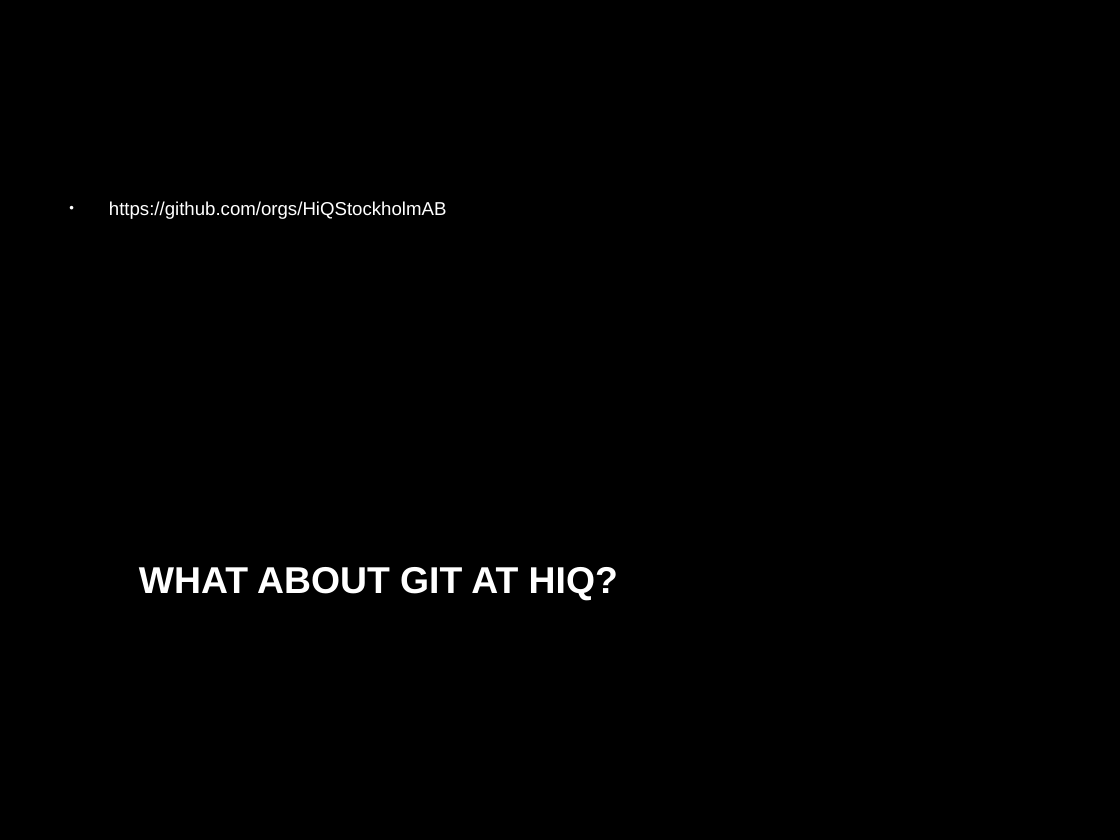
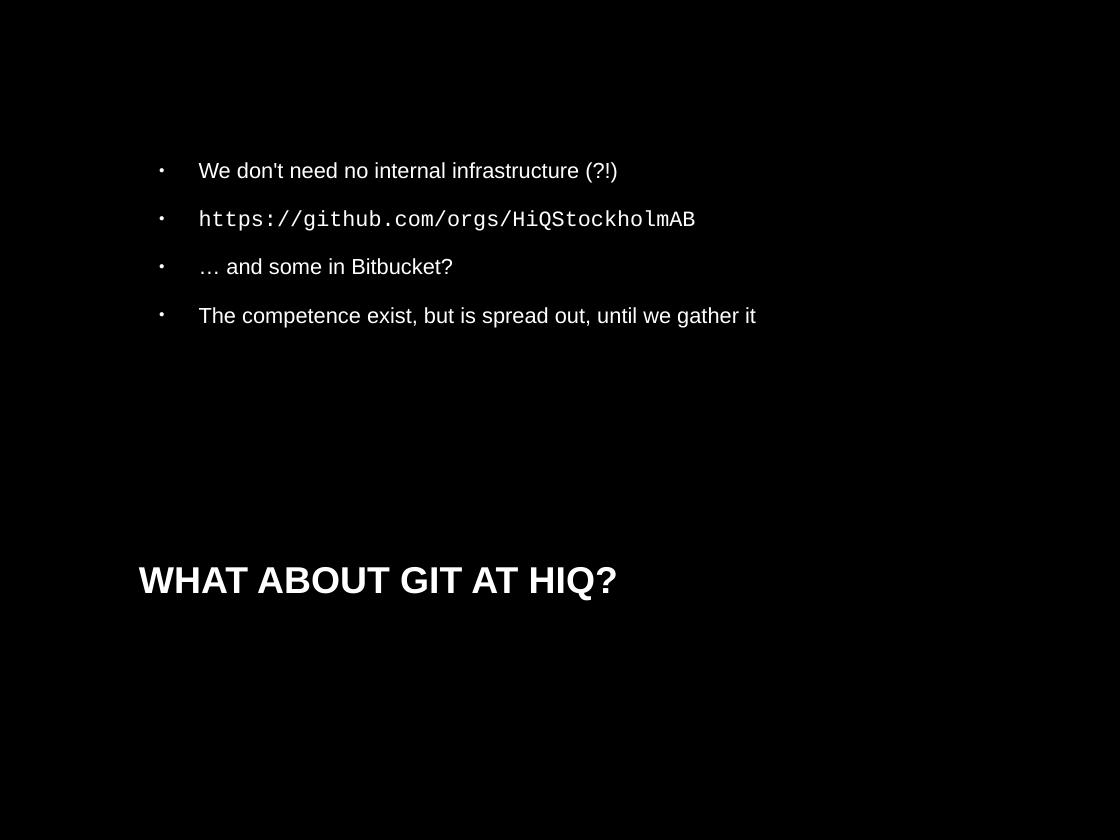
Before and after one commit to UncleCJ/hicollegegit, a slide deck: slide 12 of Git_Open_Space-Introduction.odp (slide 10 before the commit). Drawn at 1120x840 pixels with LibreOffice and Linux fonts; fonts in the diff are those of the drawing; background and template pictures are left out. Boxes give left, top, right and bottom in pixels: in the first picture for what was removed or moved away, otherwise in the second. Text is boxed around its words. In the diff, an @@ line names an element or a change of style, - is before the commit and + after.

```diff
--- a/Git_Open_Space-Introduction.odp
+++ b/Git_Open_Space-Introduction.odp
@@ text added at bbox=[199, 162, 756, 327], 14 pt, text #FFFFFF @@
+● We don't need no internal infrastructure (?!)
+● https://github.com/orgs/HiQStockholmAB
+● … and some in Bitbucket?
+● The competence exist, but is spread out, until we gather it
@@ text removed at bbox=[109, 201, 447, 219] @@
-● https://github.com/orgs/HiQStockholmAB
```
Also in this commit, not shown: 2 other slides changed, 5 slides added, 2 slides removed, 2 other files.
